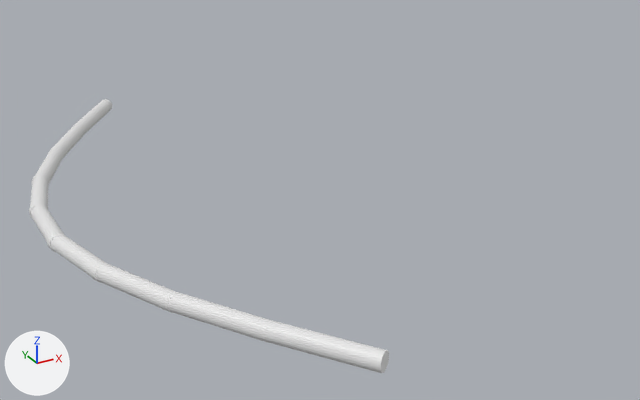
An edit to the OBJ model assets/elexhub/provisional/meshes/turret__red.obj, drawn before and after from the same camera.
The view is the same before and after, from a camera (50 mm lens) standing at (-0.043, -0.0727, -0.0104) and looking at (-0.0201, -0.0311, -0.0312). Arrows for +X, +Y and +Z are at lower left; the lights stay in place. The first picture is the older version. Where no turn or scale is listed for an object, it has been applied to the vertices.

Script lines for the objects in view, before the commit:
```python
me_turret__red = bpy.data.meshes.new('turret__red')
me_turret__red.from_pydata(...)  # 450 vertices, 864 faces; spans x -0.0355..-0.0256, y -0.0475..-0.0075, z -0.0315..-0.0305
ob_turret__red = bpy.data.objects.new('turret__red', me_turret__red)
ob_turret__red.location = (0.0, 0.0, 0.0)
```
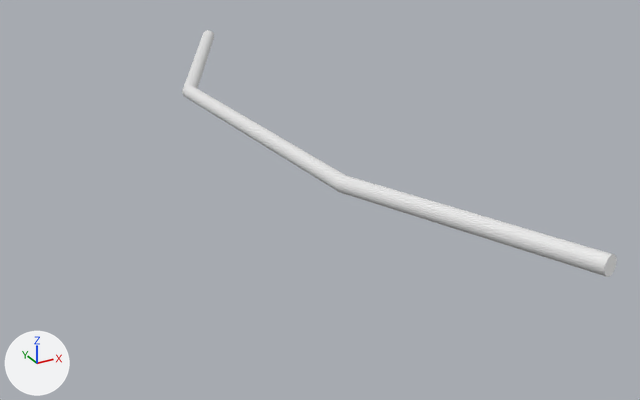
Boxes [x1, y1, x2, y2] around the edits, measured in the pictures (640 x 400 px; the box of a moved part takes in the faces that stretch with it):
'turret__red', reshaped (21% wider, 10% shorter): before [29, 99, 389, 373]; after [182, 30, 617, 277]
part 1 of me_turret__red, moved or reshaped: before [73, 99, 112, 132]; after [182, 30, 214, 94]
part 2 of me_turret__red, moved or reshaped: before [30, 174, 49, 218]; after [182, 85, 345, 191]
part 3 of me_turret__red, moved or reshaped: before [255, 319, 389, 373]; after [335, 175, 617, 277]
part 4 of me_turret__red, deleted: before [29, 121, 270, 342]

Edits to the bpy script that builds the scene:
```text
Change me_turret__red:
    used by ob_turret__red; location = (0.0, 0.0, 0.0)
    remove me_turret__red.from_pydata(...)  # 450 vertices, 864 faces; spans x -0.0355..-0.0256, y -0.0475..-0.0075, z -0.0315..-0.0305
    add me_turret__red.from_pydata(...)  # 150 vertices, 288 faces; spans x -0.0225..-0.0155, y -0.0503..-0.0041, z -0.029..-0.027
    me_turret__red part 1: the loose piece of 50 vertices spanning x -0.0297..-0.0256, y -0.0128..-0.0075, z -0.0315..-0.0305 is multiplied about its middle by the matrix ((1.323, 0.346, 0.0), (0.725, 1.842, -0.091), (0.066, 0.167, 0.996)), then moved by (0.0086, 0.0003, 0.003)
    me_turret__red part 2: the loose piece of 50 vertices spanning x -0.0355..-0.0334, y -0.0257..-0.0206, z -0.0315..-0.0305 is multiplied about its middle by the matrix ((0.921, -0.437, 0.0), (1.014, 3.9, 0.0), (0.0, 0.0, 1.0)), then moved by (0.0129, -0.0021, 0.0025)
    me_turret__red part 3: the loose piece of 50 vertices spanning x -0.0297..-0.0256, y -0.0475..-0.0422, z -0.0315..-0.0305 is multiplied about its middle by the matrix ((1.191, -0.009, 0.0), (-1.287, 2.259, 0.067), (0.087, -0.152, 0.998)), then moved by (0.0086, 0.0022, 0.003)
    me_turret__red part 4: 6 loose pieces with 300 vertices, spanning x -0.0355..-0.0286, y -0.0431..-0.0119, z -0.0315..-0.0305, are deleted
```
